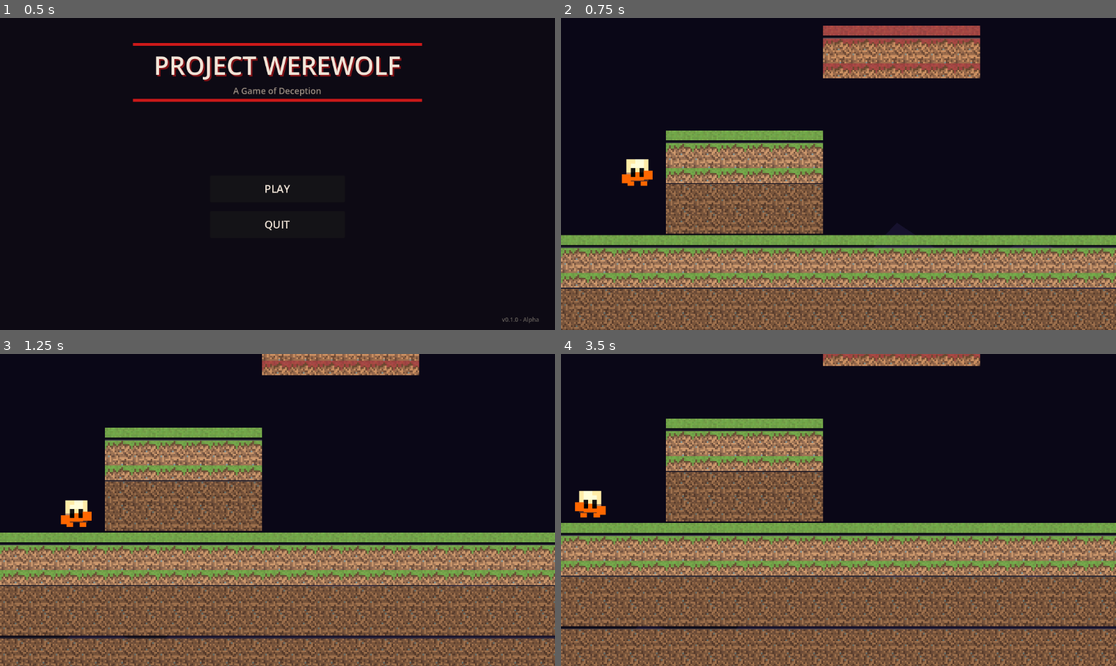
Above: before the commit, frames 1-4 (two rows, left to right).
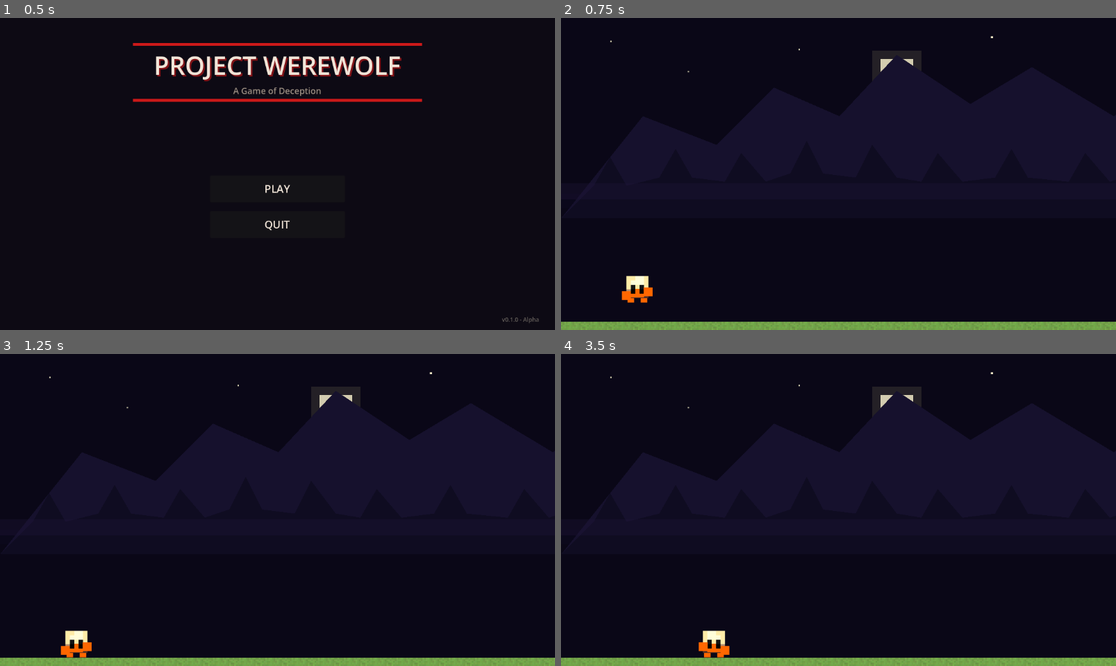
Above: after the commit, the same moments.

Repository: Sachindu-Nethmin/project-werewolf
Game: Godot game, scene res://scenes/main_menu.tscn
Same seed, same stepped clock (60 frames per second), same inputs: the game is played once before the commit and once after it.
Inputs:
- Up to frame 1 (0.5 s): no input
- Up to frame 2 (0.75 s): click "PLAY" at 0.5 s
- Up to frame 3 (1.25 s): no input
- Up to frame 4 (3.5 s): tap Enter (ui_accept) at 1.25, 1.52, 2.27 s; hold Right (ui_right) 1.28-2.78 s; hold Left (ui_left) from 2.78 s (still down)

Frame 1 is identical in both runs. In frame 2, 44% of the frame differs, in the area x 0-100%, y 2-100%; in frame 3, 53%; in frame 4, 56%, in the area x 0-100%, y 0-100%.

Commit message:
Fix the level 1 parallex

Diff:
--- a/scenes/level_1.tscn
+++ b/scenes/level_1.tscn
@@ -1,166 +1,188 @@
-[gd_scene load_steps=5 format=3]
+[gd_scene format=3 uid="uid://dnqfflerjla3y"]
 
-[ext_resource type="Script"   path="res://scripts/level_1.gd"                                                              id="1_level"]
-[ext_resource type="Script"   path="res://scripts/player.gd"                                                               id="2_player"]
-[ext_resource type="Texture2D" path="res://asset/charectors/hermit_sheet.png"                                               id="3_hermit"]
+[ext_resource type="Script" uid="uid://coux76717j6fl" path="res://scripts/level_1.gd" id="1_level"]
+[ext_resource type="Script" uid="uid://ke32ci3q6lqt" path="res://scripts/player.gd" id="2_player"]
+[ext_resource type="Texture2D" uid="uid://csrg3beybd6vb" path="res://asset/charectors/hermit_sheet.png" id="3_hermit"]
+
+[sub_resource type="RectangleShape2D" id="KillZoneShape"]
+size = Vector2(2816, 116)
 
 [sub_resource type="RectangleShape2D" id="PlayerShape"]
-size = Vector2(72, 64)
+size = Vector2(78, 67)
 
-[sub_resource type="RectangleShape2D" id="KillZoneShape"]
-size = Vector2(2816, 64)
-
-; ═══════════════════════════════════════════════════════════════════════════════
-;  Root
-; ═══════════════════════════════════════════════════════════════════════════════
-[node name="Level1" type="Node2D"]
+[node name="Level1" type="Node2D" unique_id=233948913]
 script = ExtResource("1_level")
 
-; ─── Parallax background ─────────────────────────────────────────────────────
-[node name="ParallaxBackground" type="ParallaxBackground" parent="."]
+[node name="ParallaxBackground" type="ParallaxBackground" parent="." unique_id=580027818]
 
-; Layer 0 – static night sky
-[node name="SkyLayer" type="ParallaxLayer" parent="ParallaxBackground"]
-motion_scale = Vector2(0.0, 0.0)
+[node name="SkyLayer" type="ParallaxLayer" parent="ParallaxBackground" unique_id=1730149137]
+motion_scale = Vector2(0, 0)
 
-[node name="Sky" type="ColorRect" parent="ParallaxBackground/SkyLayer"]
-position = Vector2(-512, -512)
-size = Vector2(5120, 3072)
+[node name="Sky" type="ColorRect" parent="ParallaxBackground/SkyLayer" unique_id=1606555567]
+offset_left = -535.0
+offset_top = -116.0
+offset_right = 4585.0
+offset_bottom = 2956.0
 color = Color(0.04, 0.03, 0.09, 1)
 
-[node name="MoonGlow" type="ColorRect" parent="ParallaxBackground/SkyLayer"]
-position = Vector2(1760, 80)
-size = Vector2(120, 120)
+[node name="Star1" type="ColorRect" parent="ParallaxBackground/SkyLayer" unique_id=877995707]
+offset_left = 120.0
+offset_top = 55.0
+offset_right = 124.0
+offset_bottom = 59.0
+color = Color(0.95, 0.92, 0.78, 0.85)
+
+[node name="Star2" type="ColorRect" parent="ParallaxBackground/SkyLayer" unique_id=1459576740]
+offset_left = 310.0
+offset_top = 130.0
+offset_right = 313.0
+offset_bottom = 133.0
+color = Color(0.88, 0.86, 0.72, 0.7)
+
+[node name="Star3" type="ColorRect" parent="ParallaxBackground/SkyLayer" unique_id=66289807]
+offset_left = 580.0
+offset_top = 75.0
+offset_right = 584.0
+offset_bottom = 79.0
+color = Color(0.92, 0.9, 0.76, 0.9)
+
+[node name="Star4" type="ColorRect" parent="ParallaxBackground/SkyLayer" unique_id=1807661326]
+offset_left = 840.0
+offset_top = 160.0
+offset_right = 843.0
+offset_bottom = 163.0
+color = Color(0.85, 0.84, 0.7, 0.65)
+
+[node name="Star5" type="ColorRect" parent="ParallaxBackground/SkyLayer" unique_id=1707091797]
+offset_left = 1050.0
+offset_top = 45.0
+offset_right = 1055.0
+offset_bottom = 50.0
+color = Color(0.96, 0.93, 0.8, 0.95)
+
+[node name="Star6" type="ColorRect" parent="ParallaxBackground/SkyLayer" unique_id=1943509523]
+offset_left = 1260.0
+offset_top = 200.0
+offset_right = 1263.0
+offset_bottom = 203.0
+color = Color(0.8, 0.79, 0.66, 0.6)
+
+[node name="Star7" type="ColorRect" parent="ParallaxBackground/SkyLayer" unique_id=1101690013]
+offset_left = 1430.0
+offset_top = 90.0
+offset_right = 1434.0
+offset_bottom = 94.0
+color = Color(0.9, 0.88, 0.74, 0.8)
+
+[node name="Star8" type="ColorRect" parent="ParallaxBackground/SkyLayer" unique_id=464085278]
+offset_left = 1620.0
+offset_top = 140.0
+offset_right = 1623.0
+offset_bottom = 143.0
+color = Color(0.87, 0.85, 0.71, 0.7)
+
+[node name="Star9" type="ColorRect" parent="ParallaxBackground/SkyLayer" unique_id=1969654076]
+offset_left = 2050.0
+offset_top = 65.0
+offset_right = 2054.0
+offset_bottom = 69.0
+color = Color(0.93, 0.91, 0.77, 0.88)
+
+[node name="Star10" type="ColorRect" parent="ParallaxBackground/SkyLayer" unique_id=662485224]
+offset_left = 2280.0
+offset_top = 115.0
+offset_right = 2283.0
+offset_bottom = 118.0
+color = Color(0.83, 0.81, 0.68, 0.65)
+
+[node name="Star11" type="ColorRect" parent="ParallaxBackground/SkyLayer" unique_id=1940195605]
+offset_left = 2500.0
+offset_top = 50.0
+offset_right = 2505.0
+offset_bottom = 55.0
+color = Color(0.96, 0.94, 0.8, 0.92)
+
+[node name="Star12" type="ColorRect" parent="ParallaxBackground/SkyLayer" unique_id=249776655]
+offset_left = 2700.0
+offset_top = 170.0
+offset_right = 2703.0
+offset_bottom = 173.0
+color = Color(0.86, 0.84, 0.7, 0.68)
+
+[node name="UpperHaze" type="ColorRect" parent="ParallaxBackground/SkyLayer" unique_id=1300112226]
+offset_left = -512.0
+offset_top = 430.0
+offset_right = 4608.0
+offset_bottom = 465.0
+color = Color(0.07, 0.05, 0.16, 0.22)
+
+[node name="MoonGlow" type="ColorRect" parent="ParallaxBackground/SkyLayer" unique_id=489391152]
+offset_left = 760.0
+offset_top = 80.0
+offset_right = 880.0
+offset_bottom = 200.0
 color = Color(0.9, 0.85, 0.6, 0.12)
 
-[node name="Moon" type="ColorRect" parent="ParallaxBackground/SkyLayer"]
-position = Vector2(1780, 100)
-size = Vector2(80, 80)
+[node name="Moon" type="ColorRect" parent="ParallaxBackground/SkyLayer" unique_id=441920224]
+offset_left = 780.0
+offset_top = 100.0
+offset_right = 860.0
+offset_bottom = 180.0
 color = Color(0.95, 0.92, 0.78, 0.85)
 
-; Layer 1 – distant mountains (very slow scroll)
-[node name="FarMountainsLayer" type="ParallaxLayer" parent="ParallaxBackground"]
-motion_scale = Vector2(0.08, 0.0)
-motion_mirroring = Vector2(2560, 0)
+[node name="FarMountainsLayer" type="ParallaxLayer" parent="ParallaxBackground" unique_id=1082380231]
+motion_scale = Vector2(0.08, 0)
+motion_mirroring = Vector2(2816, 0)
 
-[node name="FarMountains" type="Polygon2D" parent="ParallaxBackground/FarMountainsLayer"]
+[node name="FarMountains" type="Polygon2D" parent="ParallaxBackground/FarMountainsLayer" unique_id=2123197007]
 color = Color(0.09, 0.07, 0.18, 1)
-polygon = PackedVector2Array(
-	0, 900,
-	200, 650,
-	380, 720,
-	520, 580,
-	680, 650,
-	820, 500,
-	1000, 620,
-	1150, 530,
-	1350, 650,
-	1500, 550,
-	1680, 610,
-	1820, 480,
-	2000, 580,
-	2200, 520,
-	2400, 640,
-	2560, 560,
-	2560, 900
-)
+polygon = PackedVector2Array(0, 490, 200, 240, 380, 310, 520, 170, 680, 240, 820, 90, 1000, 210, 1150, 120, 1350, 240, 1500, 140, 1680, 200, 1820, 70, 2000, 170, 2200, 110, 2400, 230, 2560, 150, 2560, 490)
 
-; Layer 2 – mid-ground tree silhouettes
-[node name="TreesLayer" type="ParallaxLayer" parent="ParallaxBackground"]
-motion_scale = Vector2(0.25, 0.0)
-motion_mirroring = Vector2(2560, 0)
+[node name="TreesLayer" type="ParallaxLayer" parent="ParallaxBackground" unique_id=1276848051]
+motion_scale = Vector2(0.25, 0)
+motion_mirroring = Vector2(2816, 0)
 
-[node name="Trees" type="Polygon2D" parent="ParallaxBackground/TreesLayer"]
+[node name="Trees" type="Polygon2D" parent="ParallaxBackground/TreesLayer" unique_id=2132371935]
 color = Color(0.06, 0.05, 0.13, 1)
-polygon = PackedVector2Array(
-	0, 900,
-	80, 820,
-	120, 750,
-	160, 820,
-	240, 800,
-	280, 730,
-	320, 800,
-	400, 810,
-	440, 740,
-	500, 810,
-	560, 790,
-	600, 710,
-	640, 790,
-	720, 800,
-	760, 720,
-	820, 800,
-	880, 810,
-	920, 740,
-	980, 810,
-	1060, 800,
-	1100, 730,
-	1140, 800,
-	1240, 810,
-	1280, 740,
-	1340, 810,
-	1400, 790,
-	1460, 720,
-	1520, 790,
-	1580, 810,
-	1640, 750,
-	1700, 810,
-	1780, 800,
-	1840, 720,
-	1900, 800,
-	1980, 790,
-	2040, 730,
-	2100, 800,
-	2200, 810,
-	2240, 740,
-	2320, 810,
-	2400, 800,
-	2460, 730,
-	2560, 800,
-	2560, 900
-)
+polygon = PackedVector2Array(0, 490, 80, 410, 120, 340, 160, 410, 240, 390, 280, 320, 320, 390, 400, 400, 440, 330, 500, 400, 560, 380, 600, 300, 640, 380, 720, 390, 760, 310, 820, 390, 880, 400, 920, 330, 980, 400, 1060, 390, 1100, 320, 1140, 390, 1240, 400, 1280, 330, 1340, 400, 1400, 380, 1460, 310, 1520, 380, 1580, 400, 1640, 340, 1700, 400, 1780, 390, 1840, 310, 1900, 390, 1980, 380, 2040, 320, 2100, 390, 2200, 400, 2240, 330, 2320, 400, 2400, 390, 2460, 320, 2560, 390, 2560, 490)
 
-; Layer 3 – near-ground fog strip
-[node name="FogLayer" type="ParallaxLayer" parent="ParallaxBackground"]
-motion_scale = Vector2(0.6, 0.0)
+[node name="FogLayer" type="ParallaxLayer" parent="ParallaxBackground" unique_id=13847675]
+motion_scale = Vector2(0.6, 0)
 
-[node name="Fog" type="ColorRect" parent="ParallaxBackground/FogLayer"]
-position = Vector2(-512, 870)
-size = Vector2(5120, 80)
+[node name="Fog" type="ColorRect" parent="ParallaxBackground/FogLayer" unique_id=1985518133]
+offset_left = -516.0
+offset_top = 403.0
+offset_right = 4604.0
+offset_bottom = 443.0
 color = Color(0.12, 0.08, 0.22, 0.35)
 
-; ─── Kill zone ────────────────────────────────────────────────────────────────
-[node name="KillZone" type="Area2D" parent="."]
-position = Vector2(1408, 1728)
+[node name="KillZone" type="Area2D" parent="." unique_id=485104649]
+position = Vector2(1408, 256)
 
-[node name="KillShape" type="CollisionShape2D" parent="KillZone"]
+[node name="KillShape" type="CollisionShape2D" parent="KillZone" unique_id=1755923894]
+position = Vector2(0, 26)
 shape = SubResource("KillZoneShape")
 
-; ─── Player ──────────────────────────────────────────────────────────────────
-[node name="Player" type="CharacterBody2D" parent="."]
-position = Vector2(192, 870)
+[node name="Player" type="CharacterBody2D" parent="." unique_id=820041109]
+position = Vector2(192, -80)
 script = ExtResource("2_player")
 
-; Hermit-crab sprite sheet: 4 walk frames, each 120×108 px
-[node name="Sprite2D" type="Sprite2D" parent="Player"]
-texture  = ExtResource("3_hermit")
-hframes  = 4
-vframes  = 1
-frame    = 0
-; Offset so the sprite's bottom aligns with the collision box bottom
-offset   = Vector2(0, -22)
-scale    = Vector2(0.9, 0.9)
+[node name="Sprite2D" type="Sprite2D" parent="Player" unique_id=45859714]
+scale = Vector2(0.9, 0.9)
+texture = ExtResource("3_hermit")
+offset = Vector2(0, -22)
+hframes = 4
 
-[node name="CollisionShape2D" type="CollisionShape2D" parent="Player"]
+[node name="CollisionShape2D" type="CollisionShape2D" parent="Player" unique_id=749508866]
+position = Vector2(-5, -14.5)
 shape = SubResource("PlayerShape")
 
-; Camera – smooth follow, fixed vertical, world limits
-[node name="Camera2D" type="Camera2D" parent="Player"]
+[node name="Camera2D" type="Camera2D" parent="Player" unique_id=763743699]
+offset = Vector2(0, -180)
 zoom = Vector2(0.85, 0.85)
+limit_left = 0
+limit_top = -700
+limit_right = 2816
+limit_bottom = 200
 position_smoothing_enabled = true
-position_smoothing_speed   = 5.0
-drag_horizontal_enabled    = true
-drag_vertical_enabled      = false
-limit_left   = 0
-limit_top    = -256
-limit_right  = 2816
-limit_bottom = 1700
+drag_horizontal_enabled = true
--- a/scripts/level_1.gd
+++ b/scripts/level_1.gd
@@ -13,31 +13,10 @@
 # ─── World geometry ───────────────────────────────────────────────────────────
 const TILE_SIZE := 128   # px per tile
 
-# 22 cols × 13 rows  →  2816 × 1664 px world
-# Reading guide:
-#   Rows  0-1   : open sky
-#   Rows  2-3   : high glow platforms
-#   Rows  4-5   : mid fungus platforms
-#   Rows  6-7   : low grass platforms
-#   Row   8     : ground surface (GRASS)
-#   Rows  9-10  : sub-surface    (DIRT)
-#   Row  11     : deep stone     (ROCK)
-#   Row  12     : bedrock        (BEDROCK)
+# 22 cols × 1 row — single flat grass surface, nothing below.
 const LEVEL: Array = [
 #    0  1  2  3  4  5  6  7  8  9 10 11 12 13 14 15 16 17 18 19 20 21
-	[ 0, 0, 0, 0, 0, 0, 0, 0, 0, 0, 0, 0, 0, 0, 0, 0, 0, 0, 0, 0, 0, 0 ], # 0
-	[ 0, 0, 0, 0, 0, 0, 0, 0, 0, 0, 0, 0, 0, 0, 0, 0, 0, 0, 0, 0, 0, 0 ], # 1
-	[ 0, 0, 7, 7, 0, 0, 0, 0, 0, 0, 0, 0, 0, 0, 0, 0, 0, 0, 7, 7, 0, 0 ], # 2  glow
-	[ 0, 0, 0, 0, 0, 0, 0, 0, 0, 0, 0, 0, 0, 0, 0, 0, 0, 0, 0, 0, 0, 0 ], # 3
-	[ 0, 0, 0, 0, 0, 6, 6, 6, 0, 0, 0, 0, 6, 6, 6, 0, 0, 0, 0, 0, 0, 0 ], # 4  fungus
-	[ 0, 0, 0, 0, 0, 0, 0, 0, 0, 0, 0, 0, 0, 0, 0, 0, 0, 0, 0, 0, 0, 0 ], # 5
-	[ 0, 0, 1, 1, 1, 0, 0, 0, 0, 0, 0, 0, 0, 0, 0, 1, 1, 1, 0, 0, 0, 0 ], # 6  grass plat
-	[ 0, 0, 2, 2, 2, 0, 0, 0, 0, 0, 0, 0, 0, 0, 0, 2, 2, 2, 0, 0, 0, 0 ], # 7  dirt body
-	[ 1, 1, 1, 1, 1, 1, 1, 1, 1, 1, 1, 1, 1, 1, 1, 1, 1, 1, 1, 1, 1, 1 ], # 8  ground surface
-	[ 2, 2, 2, 2, 2, 2, 2, 2, 2, 2, 2, 2, 2, 2, 2, 2, 2, 2, 2, 2, 2, 2 ], # 9  sub-surface
-	[ 2, 2, 2, 2, 2, 2, 2, 2, 2, 2, 2, 2, 2, 2, 2, 2, 2, 2, 2, 2, 2, 2 ], # 10 deeper dirt
-	[ 4, 4, 4, 4, 4, 4, 4, 4, 4, 4, 4, 4, 4, 4, 4, 4, 4, 4, 4, 4, 4, 4 ], # 11 deep stone
-	[ 5, 5, 5, 5, 5, 5, 5, 5, 5, 5, 5, 5, 5, 5, 5, 5, 5, 5, 5, 5, 5, 5 ], # 12 bedrock
+	[ 1, 1, 1, 1, 1, 1, 1, 1, 1, 1, 1, 1, 1, 1, 1, 1, 1, 1, 1, 1, 1, 1 ], # 0  grass surface
 ]
 
 # ─── Texture map ──────────────────────────────────────────────────────────────
